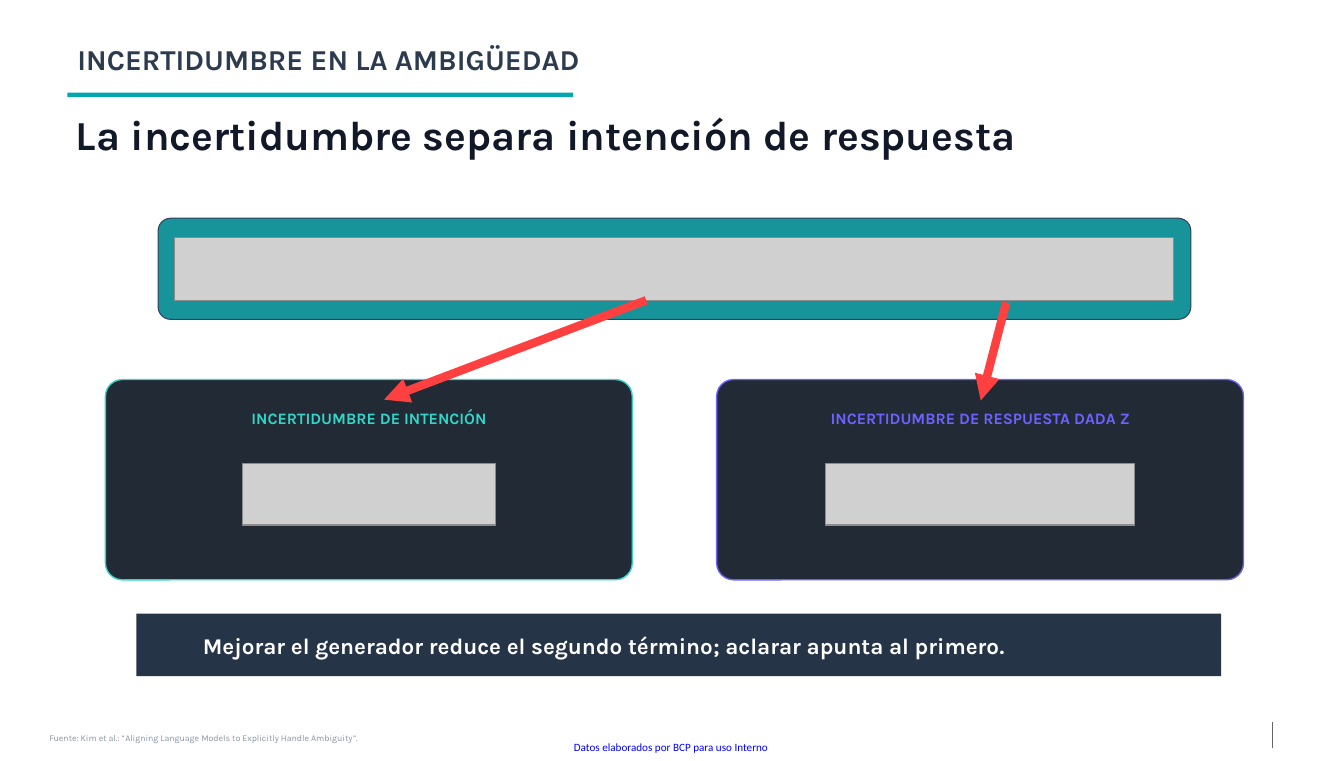
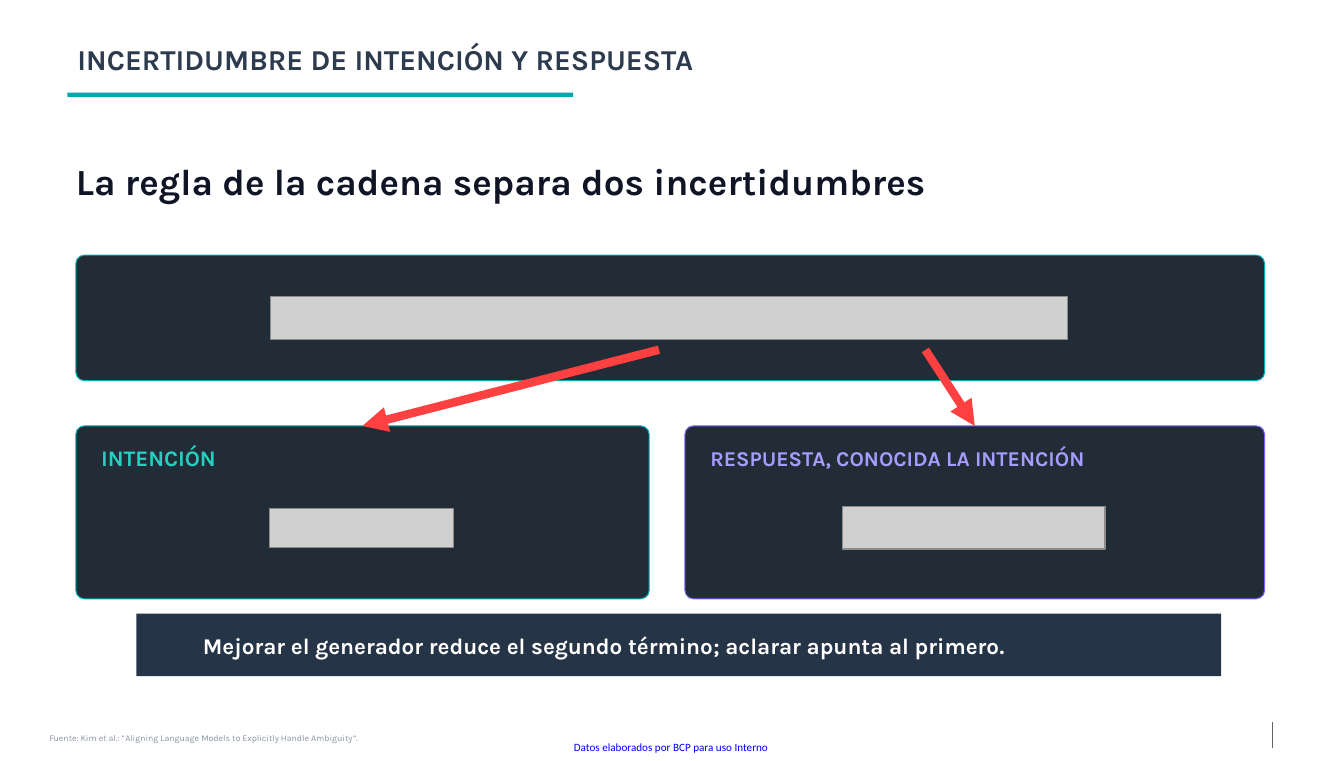
Before and after one commit to kevingomezbcp/Context-engineering, a slide deck: slide 15 of presentation/IA_academy_Context_Engineering_y_ambiguedad.pptx. Drawn at 1344x761 pixels with LibreOffice and Linux fonts; fonts in the diff are those of the drawing; grey boxes stand for pictures; background and template pictures are left out. Boxes give left, top, right and bottom in pixels: in the first picture for what was removed or moved away, otherwise in the second. Text is boxed around its words. In the diff, an @@ line names an element or a change of style, - is before the commit and + after.

```diff
--- a/presentation/IA_academy_Context_Engineering_y_ambiguedad.pptx
+++ b/presentation/IA_academy_Context_Engineering_y_ambiguedad.pptx
@@ text at (77, 44, 694, 71): text changed @@
-INCERTIDUMBRE EN LA AMBIGÜEDAD
+INCERTIDUMBRE DE INTENCIÓN Y RESPUESTA
@@ text at (76, 169, 925, 204): text changed; size 29.2 to 26.2 pt; text colour #111827 to #101526 @@
-La incertidumbre separa intención de respuesta
+La regla de la cadena separa dos incertidumbres
@@ picture removed at (175, 238, 1175, 301) @@
@@ rounded rectangle: place and size @@
-rounded rectangle at (158, 219, 1191, 320)
+rounded rectangle at (76, 255, 1265, 381)
@@ rounded rectangle at (76, 255, 1265, 381): fill #16949A to #222C37; outline #36405F 0.75 pt to #00ADB8 0.75 pt; proportions changed @@
@@ picture added at (270, 297, 1068, 339) @@
@@ arrow moved from (647, 301) - (385, 400) to (659, 350) - (362, 426) @@
@@ arrow moved from (1007, 303) - (981, 401) to (926, 350) - (976, 426) @@
@@ text removed at (831, 413, 1130, 424) @@
-INCERTIDUMBRE DE RESPUESTA DADA Z
@@ rounded rectangle: place and size @@
-rounded rectangle at (105, 380, 633, 580)
+rounded rectangle at (76, 426, 650, 599)
@@ rounded rectangle at (76, 426, 650, 599): fill #222A35 to #222C37; outline #33D6C8 0.98 pt to #00ADB8 0.75 pt; proportions changed @@
@@ text at (101, 446, 216, 467): text changed; size 11.2 to 15.8 pt; text colour #33D6C8 to #26CFC2 @@
-INCERTIDUMBRE DE INTENCIÓN
+INTENCIÓN
@@ text "INTENCIÓN" at (101, 446, 216, 467): vertical alignment top to middle @@
@@ rounded rectangle: place and size @@
-rounded rectangle at (717, 380, 1244, 580)
+rounded rectangle at (685, 426, 1265, 599)
@@ rounded rectangle at (685, 426, 1265, 599): fill #222A35 to #222C37; outline #6C63FF 0.98 pt to #7564FF 0.75 pt; proportions changed @@
@@ text added at (710, 446, 1084, 469), 15 pt, text #A69CFF, bold @@
+RESPUESTA, CONOCIDA LA INTENCIÓN
@@ picture removed at (242, 464, 495, 524) @@
@@ picture removed at (826, 464, 1136, 524) @@
@@ picture added at (270, 508, 453, 548) @@
@@ picture added at (843, 506, 1106, 549) @@
```
Also in this commit, not shown: 11 other slides changed, 3 slides added, 15 other files.
